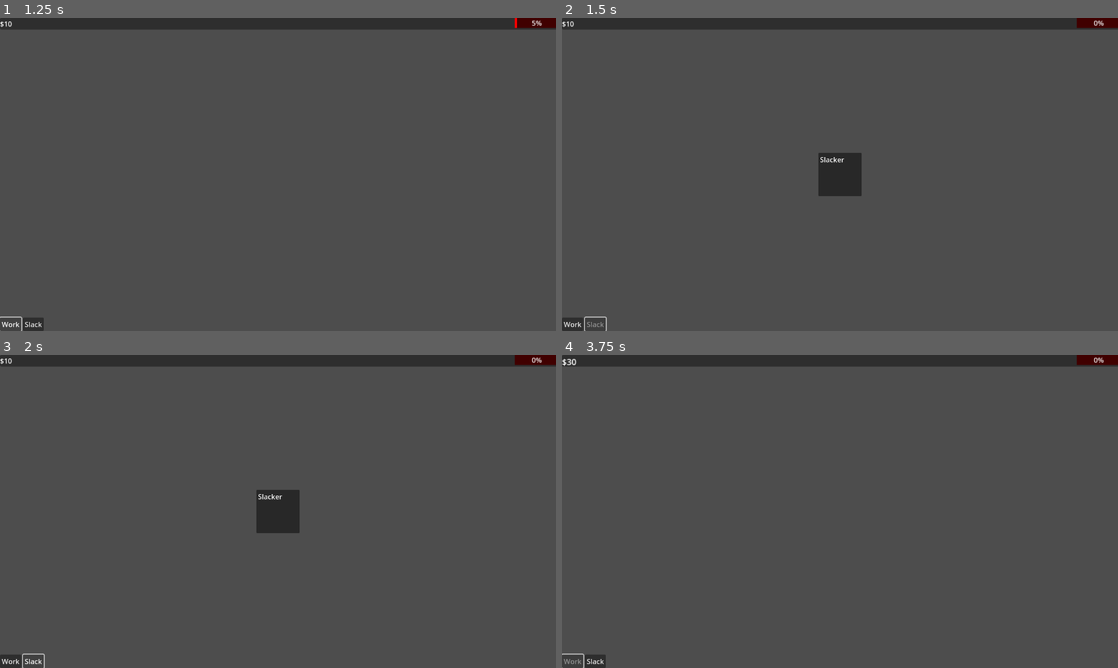
Above: before the commit, frames 1-4 (two rows, left to right).
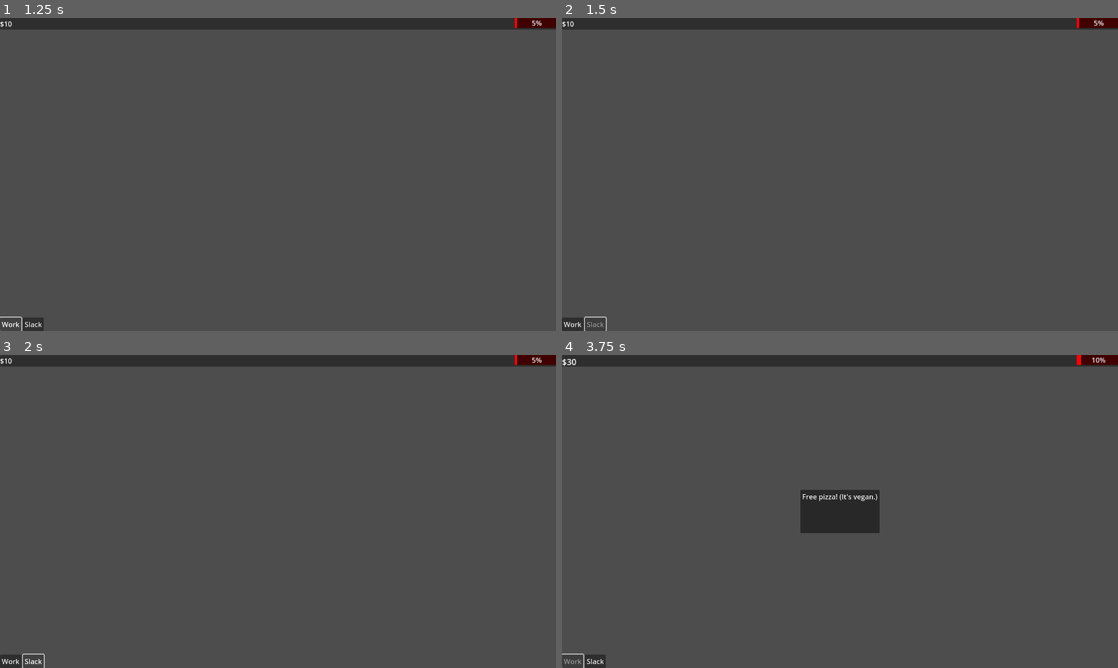
Above: after the commit, the same moments.

Repository: lmchoi/alt-f-this
Game: Godot game, scene res://scenes/game_ui.tscn
Same seed, same stepped clock (60 frames per second), same inputs: the game is played once before the commit and once after it.
Inputs:
- Up to frame 1 (1.25 s): click "Work" at 0.5 s
- Up to frame 2 (1.5 s): click "Slack" at 1.25 s
- Up to frame 3 (2 s): no input
- Up to frame 4 (3.75 s): click "Work" at 2 s; click "Slack" at 2.75 s; click "Work" at 3.5 s

Frame 1 is identical in both runs. In frame 2, 1.1% of the frame differs, in the area x 46-97%, y 0-57%; in frame 3, 1.1%; in frame 4, 2.0%, in the area x 42-98%, y 0-57%.
Error after the commit: Invalid call. Nonexistent function 'increase_chaos' in base 'Node (game_manager.gd)'. (res://scenes/game_ui.gd:21)

Commit message:
Show event on random when work is clicked

Diff:
--- a/autoloads/game_manager.gd
+++ b/autoloads/game_manager.gd
@@ -1,15 +1,33 @@
 extends Node
-
-var money: int = 0
-var chaos: int = 0
-
 signal money_changed(amount)
 signal chaos_changed(amount)
+signal event_occurred(event_data)
 
-func earn_money(amount: int) -> void:
-	money += amount
-	money_changed.emit(money)
+var money := 0:
+	set(value):
+		money = value
+		money_changed.emit(money)
 
-func increase_chaos(amount: int) -> void:
-	chaos += amount
-	chaos_changed.emit(chaos)
+var chaos := 0:
+	set(value):
+		chaos = value
+		chaos_changed.emit(chaos)
+
+const WORK_EVENTS := [
+	{"text": "Boss says: 'We’re a family.'", "chaos": +20, "money": 0},
+	{"text": "Free pizza! (It's vegan.)", "chaos": -5, "money": 0},
+	{"text": "Legacy code explodes. Debug for 3 hours.", "chaos": +25, "money": -50}
+]
+
+func do_work():
+	money += 10
+	chaos += 5
+
+	var event_result := {"text": "", "money": 0, "chaos": 0}
+
+	if randf() <= 0.3:  # 30% chance for event
+		event_result = WORK_EVENTS[randi() % WORK_EVENTS.size()]
+		money += event_result.money
+		chaos += event_result.chaos
+
+	event_occurred.emit(event_result)
--- a/scenes/game_ui.gd
+++ b/scenes/game_ui.gd
@@ -10,11 +10,10 @@
 	slack_button.pressed.connect(_on_slack_button_pressed)
 	GameManager.money_changed.connect(money_label.update_amount)
 	GameManager.chaos_changed.connect(_update_chaos_level)
+	GameManager.event_occurred.connect(_on_event_occurred)
 
 func _on_work_button_pressed():
-#	// TODO depends on the job
-	GameManager.earn_money(10)
-	GameManager.increase_chaos(5)
+	GameManager.do_work()
 
 func _on_slack_button_pressed():
 	# TODO more generic function to update chaos
@@ -24,3 +23,7 @@
 
 func _update_chaos_level(new_amount: int):
 	chaos_bar.value = new_amount
+
+func _on_event_occurred(event: Dictionary):
+	if event.text != "":
+		$EventPopup.show_event(event.text)
